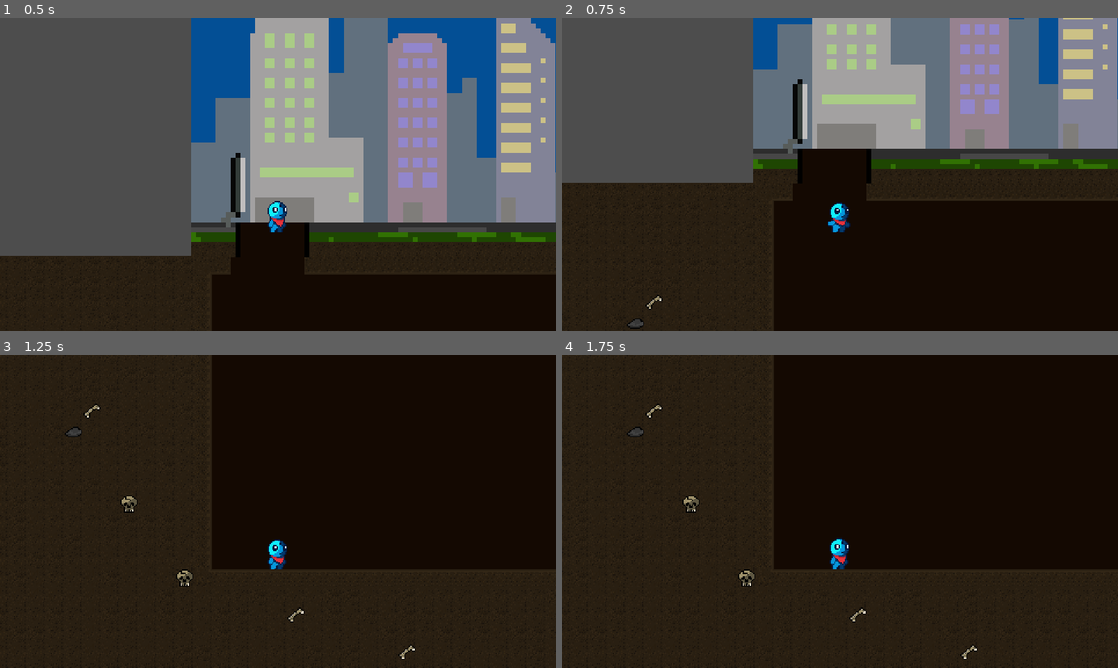
Above: before the commit, frames 1-4 (two rows, left to right).
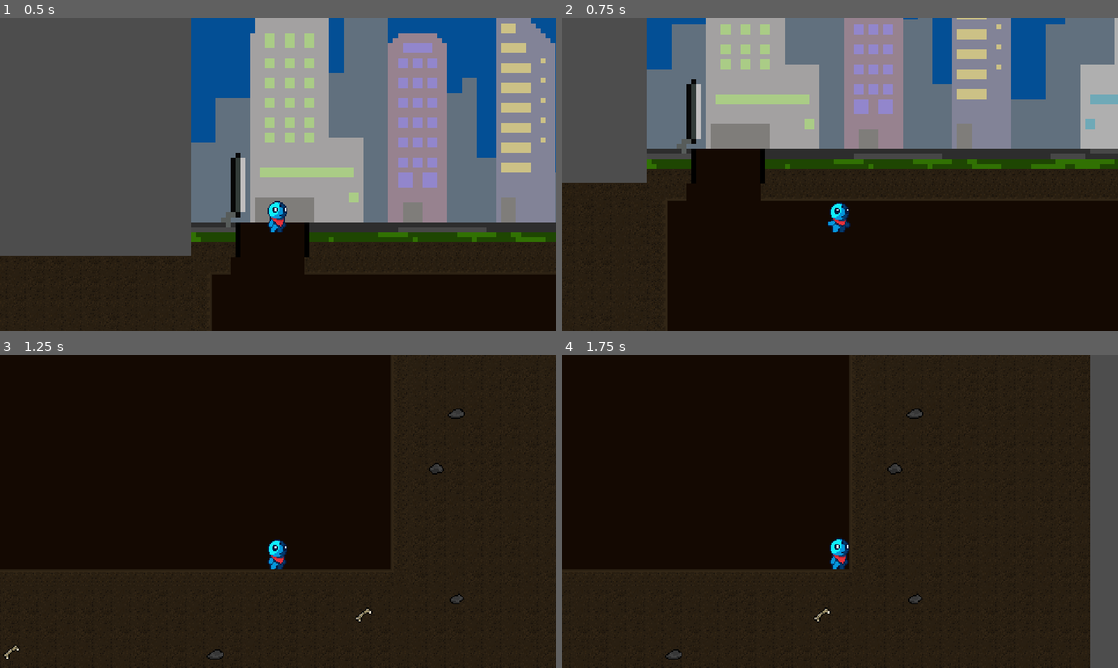
Above: after the commit, the same moments.

Repository: Final-Cake-Games/pirate-software-gamejam-14
Game: Godot game, scene res://scenes/test_level.tscn
Two runs of this game, one before a commit and one after it. Both use one fixed random seed, a clock stepped at 60 frames per second and the inputs below. The project has no main scene, so this scene is started directly.
Inputs:
- Up to frame 1 (0.5 s): no input
- Up to frame 2 (0.75 s): hold D (move_right) from 0.53 s (still down)
- Up to frame 3 (1.25 s): keep holding D (move_right)
- Up to frame 4 (1.75 s): keep holding D (move_right)

Frame 1 is identical in both runs. In frame 2, 34% of the frame differs, in the area x 11-100%, y 0-100%; in frame 3, 7.1%; in frame 4, 13%.

Commit message:
Added movement logic
On run add immediate MAX_SPEED. On stop slow down by 20 each _physics_process run. (Smooth stop)

Diff:
--- a/scripts/player.gd
+++ b/scripts/player.gd
@@ -12,9 +12,18 @@
 # Input do utilizador (direção no X)
 var direction : float
 
+func _process(delta):
+	direction = Input.get_axis('move_left', 'move_right')
+
 func _physics_process(delta):
 	# Se não está no chão, aplica gravidade
 	if !is_on_floor():
 		velocity.y += GRAVITY * delta
 
+	# Lógica de andar/parar na !!horizontal!!
+	if direction != 0:  # Estamos a começar a andar
+		velocity.x = direction * MAX_SPEED  # Aplica velocidade máxima imediatamente
+	else:  # Estamos a parar
+		velocity.x = move_toward(velocity.x, 0, 20)  # Abranda até 0 de 20 em 20 unidades
+
 	move_and_slide()
